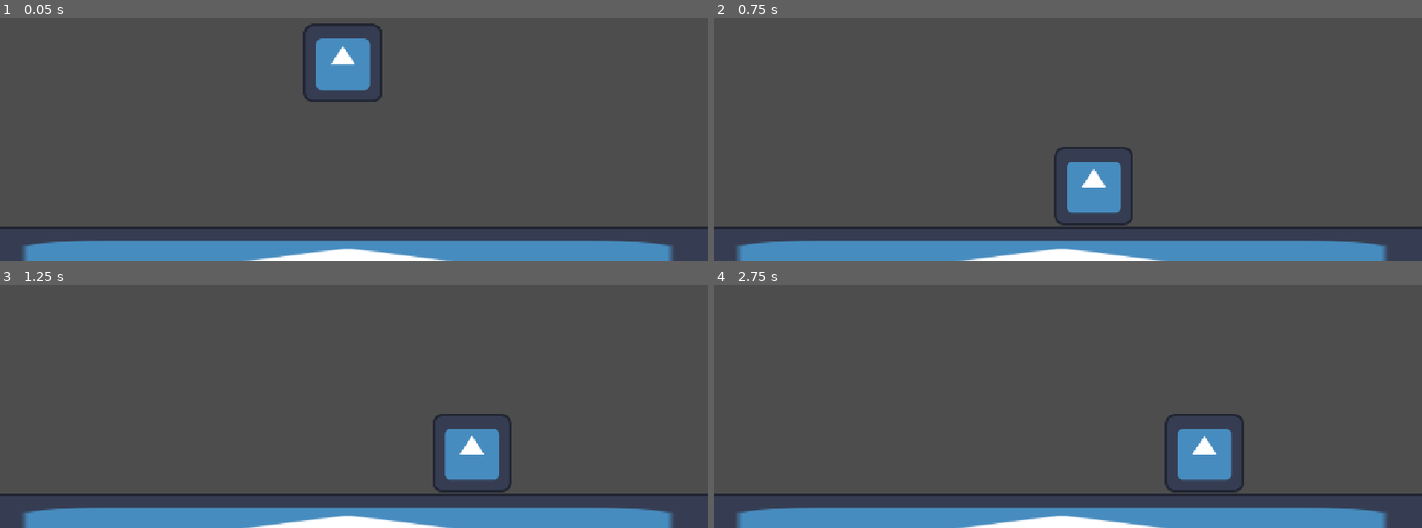
Above: before the commit, frames 1-4 (two rows, left to right).
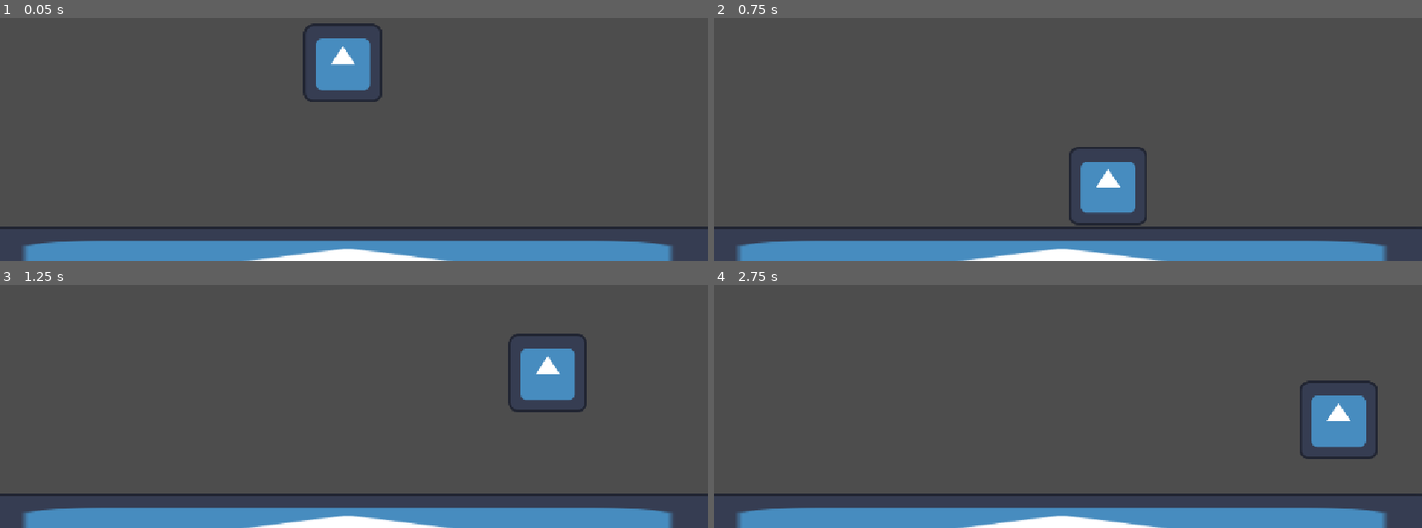
Above: after the commit, the same moments.

Repository: lucassillitoe/Steel_Jam_4_repo
Game: Godot game, scene res://world.tscn
Two runs of this game, one before a commit and one after it. Both use one fixed random seed, a clock stepped at 60 frames per second and the inputs below. The engine's default icon, where the game draws it, is replaced by a stand-in: a white triangle on a blue panel in a dark square.
Inputs:
- Up to frame 1 (0.05 s): no input
- Up to frame 2 (0.75 s): tap Enter (ui_accept) at 0.5, 0.6 s; hold Right (ui_right) from 0.53 s (still down)
- Up to frame 3 (1.25 s): keep holding Right (ui_right); tap W (Jump, bound only after the commit) at 0.77, 0.8, 1.07 s
- Up to frame 4 (2.75 s): tap W (Jump, bound only after the commit) at 1.35, 1.52, 1.82, 2.3 s; tap Enter (ui_accept) at 1.55, 2.1 s; release Right (ui_right) at 2.03 s; hold Left (ui_left) from 2.03 s (still down)

Frame 1 is identical in both runs. In frame 2, 1.5% of the frame differs, in the area x 48-62%, y 53-86%; in frame 3, 4.2%, in the area x 61-83%, y 20-86%; in frame 4, 4.2%.

Commit message:
More refined movement

Diff:
--- a/steel-jam-4/Player.gd
+++ b/steel-jam-4/Player.gd
@@ -1,8 +1,11 @@
 extends CharacterBody2D
 
 
-const SPEED = 300.0
-const JUMP_VELOCITY = -400.0
+const SPEED = 500.0
+const ACCLERATION = 100.0
+const GROUND_DECLERATION = 30.0
+const AIR_DECLERATION = 5.0
+const JUMP_VELOCITY = 500.0
 
 
 func _physics_process(delta: float) -> void:
@@ -11,15 +14,18 @@
 		velocity += get_gravity() * delta
 
 	# Handle jump.
-	if Input.is_action_just_pressed("ui_accept") and is_on_floor():
-		velocity.y = JUMP_VELOCITY
+	if Input.is_action_just_pressed("Jump") and is_on_floor():
+		velocity.y = -JUMP_VELOCITY
 
 	# Get the input direction and handle the movement/deceleration.
 	# As good practice, you should replace UI actions with custom gameplay actions.
-	var direction := Input.get_axis("ui_left", "ui_right")
+	var direction := Input.get_axis("Left", "Right")
 	if direction:
-		velocity.x = direction * SPEED
+		var nextSpeed := direction * SPEED
+		velocity.x = move_toward(velocity.x, nextSpeed, ACCLERATION)
+	elif is_on_floor():
+		velocity.x = move_toward(velocity.x, 0, GROUND_DECLERATION)
 	else:
-		velocity.x = move_toward(velocity.x, 0, SPEED)
+		velocity.x = move_toward(velocity.x, 0, AIR_DECLERATION)
 
 	move_and_slide()
--- a/steel-jam-4/project.godot
+++ b/steel-jam-4/project.godot
@@ -20,9 +20,32 @@
 window/stretch/mode="canvas_items"
 window/stretch/aspect="expand"
 
+[input]
+
+Left={
+"deadzone": 0.2,
+"events": [Object(InputEventKey,"resource_local_to_scene":false,"resource_name":"","device":-1,"window_id":0,"alt_pressed":false,"shift_pressed":false,"ctrl_pressed":false,"meta_pressed":false,"pressed":false,"keycode":0,"physical_keycode":65,"key_label":0,"unicode":97,"location":0,"echo":false,"script":null)
+, Object(InputEventKey,"resource_local_to_scene":false,"resource_name":"","device":-1,"window_id":0,"alt_pressed":false,"shift_pressed":false,"ctrl_pressed":false,"meta_pressed":false,"pressed":false,"keycode":0,"physical_keycode":4194319,"key_label":0,"unicode":0,"location":0,"echo":false,"script":null)
+]
+}
+Right={
+"deadzone": 0.2,
+"events": [Object(InputEventKey,"resource_local_to_scene":false,"resource_name":"","device":-1,"window_id":0,"alt_pressed":false,"shift_pressed":false,"ctrl_pressed":false,"meta_pressed":false,"pressed":false,"keycode":0,"physical_keycode":68,"key_label":0,"unicode":100,"location":0,"echo":false,"script":null)
+, Object(InputEventKey,"resource_local_to_scene":false,"resource_name":"","device":-1,"window_id":0,"alt_pressed":false,"shift_pressed":false,"ctrl_pressed":false,"meta_pressed":false,"pressed":false,"keycode":0,"physical_keycode":4194321,"key_label":0,"unicode":0,"location":0,"echo":false,"script":null)
+]
+}
+Jump={
+"deadzone": 0.2,
+"events": [Object(InputEventKey,"resource_local_to_scene":false,"resource_name":"","device":-1,"window_id":0,"alt_pressed":false,"shift_pressed":false,"ctrl_pressed":false,"meta_pressed":false,"pressed":false,"keycode":0,"physical_keycode":87,"key_label":0,"unicode":119,"location":0,"echo":false,"script":null)
+, Object(InputEventKey,"resource_local_to_scene":false,"resource_name":"","device":-1,"window_id":0,"alt_pressed":false,"shift_pressed":false,"ctrl_pressed":false,"meta_pressed":false,"pressed":false,"keycode":0,"physical_keycode":4194320,"key_label":0,"unicode":0,"location":0,"echo":false,"script":null)
+, Object(InputEventKey,"resource_local_to_scene":false,"resource_name":"","device":-1,"window_id":0,"alt_pressed":false,"shift_pressed":false,"ctrl_pressed":false,"meta_pressed":false,"pressed":false,"keycode":0,"physical_keycode":32,"key_label":0,"unicode":32,"location":0,"echo":false,"script":null)
+]
+}
+
 [physics]
 
 3d/physics_engine="Jolt Physics"
+2d/default_gravity=981.0
 
 [rendering]
 
